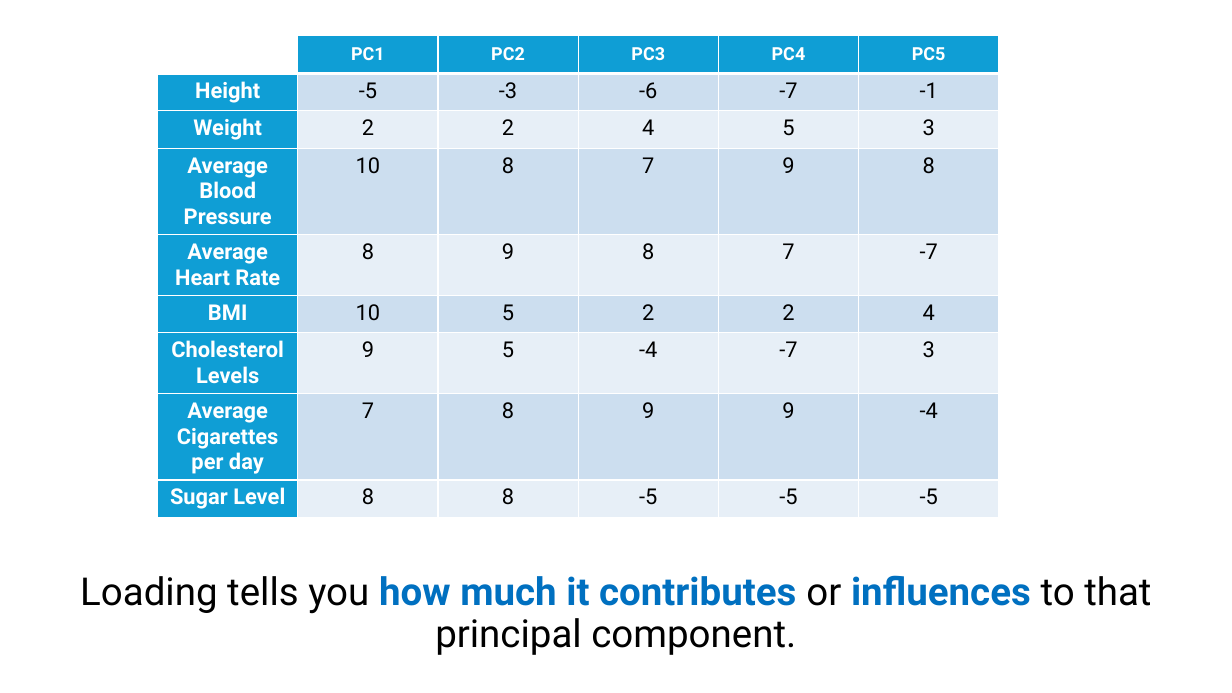
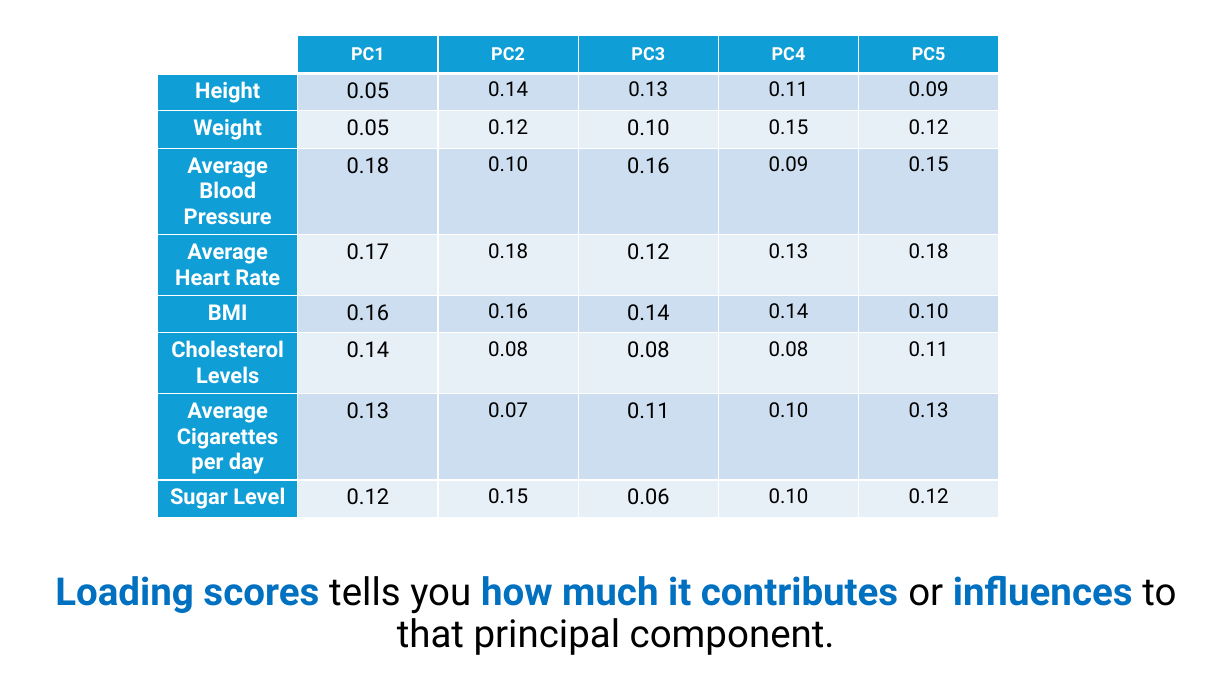
Before and after one commit to robitussin/CCADMACL, a slide deck: slide 41 of 7 - Principal Component Analysis/Introduction to Principal Component Analysis.pptx. Drawn at 1232x693 pixels with LibreOffice and Linux fonts; fonts in the diff are those of the drawing. Boxes give left, top, right and bottom in pixels: in the first picture for what was removed or moved away, otherwise in the second. Text is boxed around its words. In the diff, an @@ line names an element or a change of style, - is before the commit and + after.

```diff
--- a/7 - Principal Component Analysis/Introduction to Principal Component Analysis.pptx
+++ b/7 - Principal Component Analysis/Introduction to Principal Component Analysis.pptx
@@ table at (158,36,1001,522) @@
-row 2: Height | -5 | -3 | -6 | -7 | -1
+row 2: Height | 0.05 | 0.14 | 0.13 | 0.11 | 0.09
-row 3: Weight | 2 | 2 | 4 | 5 | 3
+row 3: Weight | 0.05 | 0.12 | 0.10 | 0.15 | 0.12
-row 4: Average Blood Pressure | 10 | 8 | 7 | 9 | 8
+row 4: Average Blood Pressure | 0.18 | 0.10 | 0.16 | 0.09 | 0.15
-row 5: Average Heart Rate | 8 | 9 | 8 | 7 | -7
+row 5: Average Heart Rate | 0.17 | 0.18 | 0.12 | 0.13 | 0.18
-row 6: BMI | 10 | 5 | 2 | 2 | 4
+row 6: BMI | 0.16 | 0.16 | 0.14 | 0.14 | 0.10
-row 7: Cholesterol Levels | 9 | 5 | -4 | -7 | 3
+row 7: Cholesterol Levels | 0.14 | 0.08 | 0.08 | 0.08 | 0.11
-row 8: Average Cigarettes per day | 7 | 8 | 9 | 9 | -4
+row 8: Average Cigarettes per day | 0.13 | 0.07 | 0.11 | 0.10 | 0.13
-row 9: Sugar Level | 8 | 8 | -5 | -5 | -5
+row 9: Sugar Level | 0.12 | 0.15 | 0.06 | 0.10 | 0.12
@@ text at (55,575,1176,655): text changed; text colour #000000 to #0070C0; bold on @@
-Loading tells you how much it contributes or influences to that principal component.
+Loading scores tells you how much it contributes or influences to that principal component.
```
Also in this commit, not shown: 16 other slides changed.
